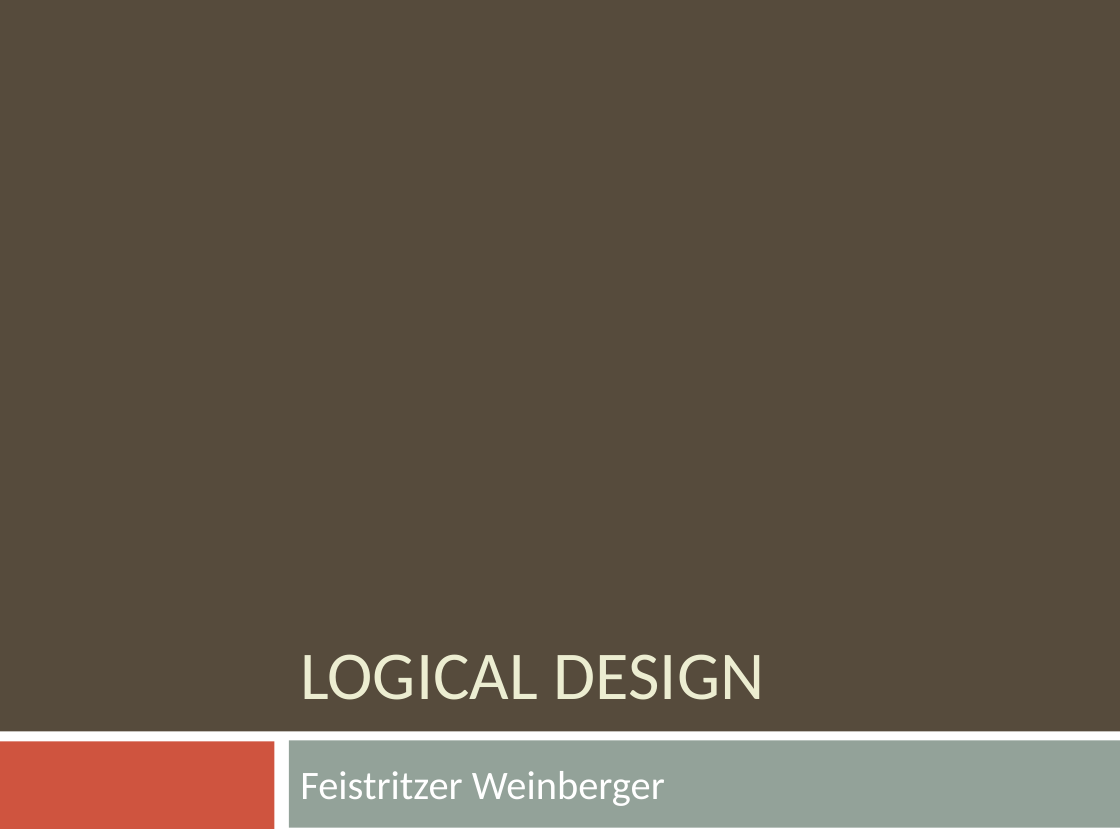
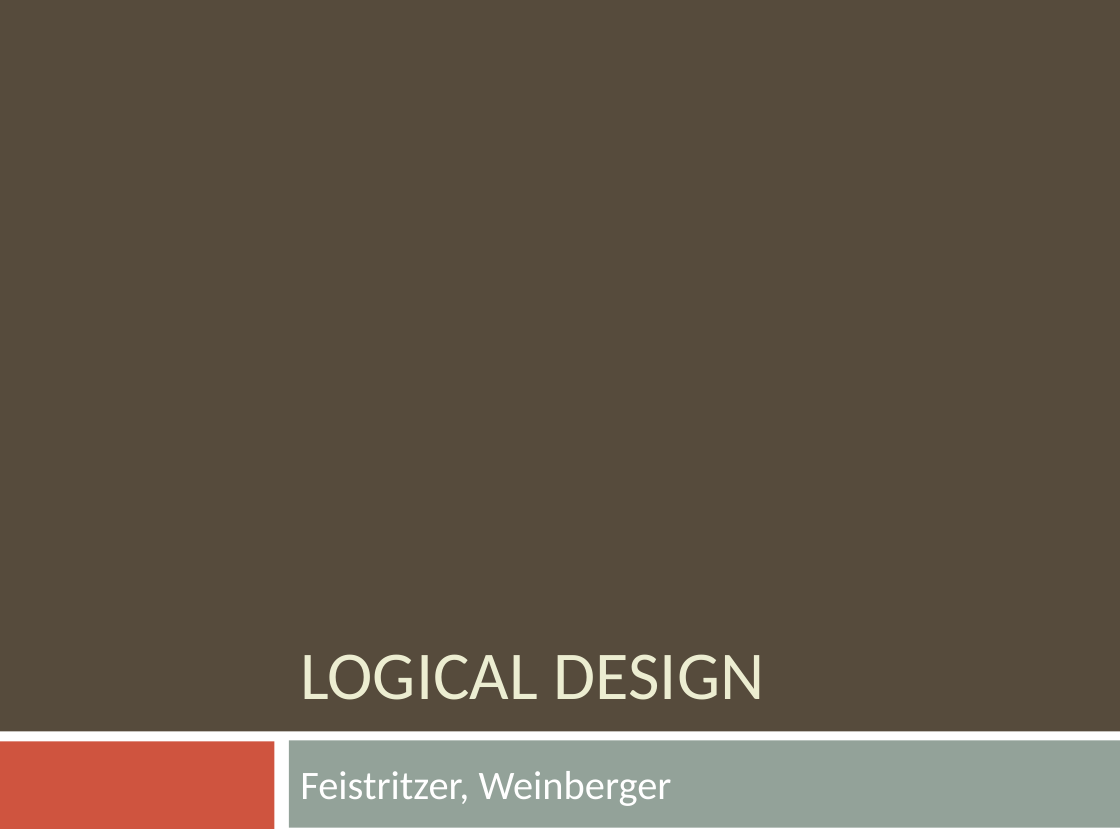
Before and after one commit to bugxd/DBTech, a slide deck: slide 1 of Assignment_4.pptx. Drawn at 1120x840 pixels with LibreOffice and Linux fonts; fonts in the diff are those of the drawing. Boxes give left, top, right and bottom in pixels: in the first picture for what was removed or moved away, otherwise in the second. Text is boxed around its words. In the diff, an @@ line names an element or a change of style, - is before the commit and + after.

```diff
--- a/Assignment_4.pptx
+++ b/Assignment_4.pptx
@@ subtitle at box(300, 771, 672, 806): text changed @@
-Feistritzer Weinberger
+Feistritzer, Weinberger
```
Also in this commit, not shown: 7 other slides changed, 17 slides added, 2 slides removed, 21 other files.
